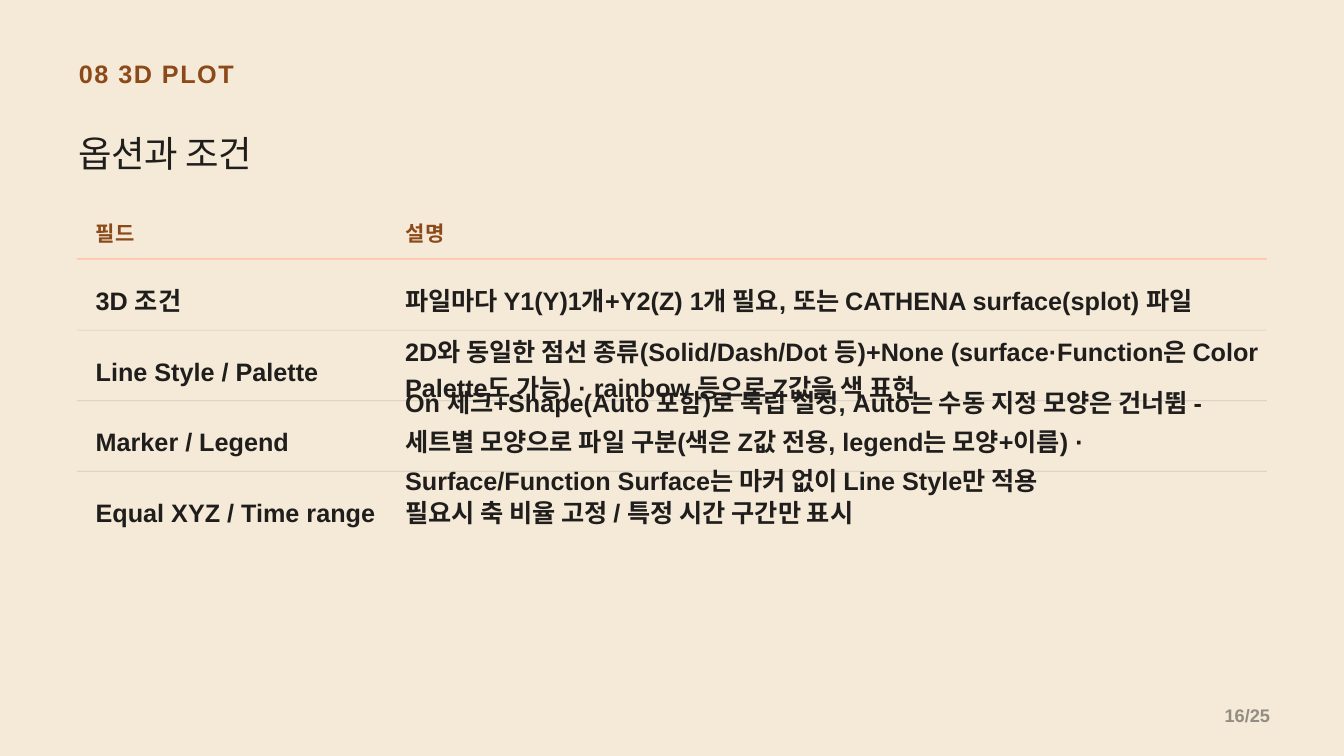
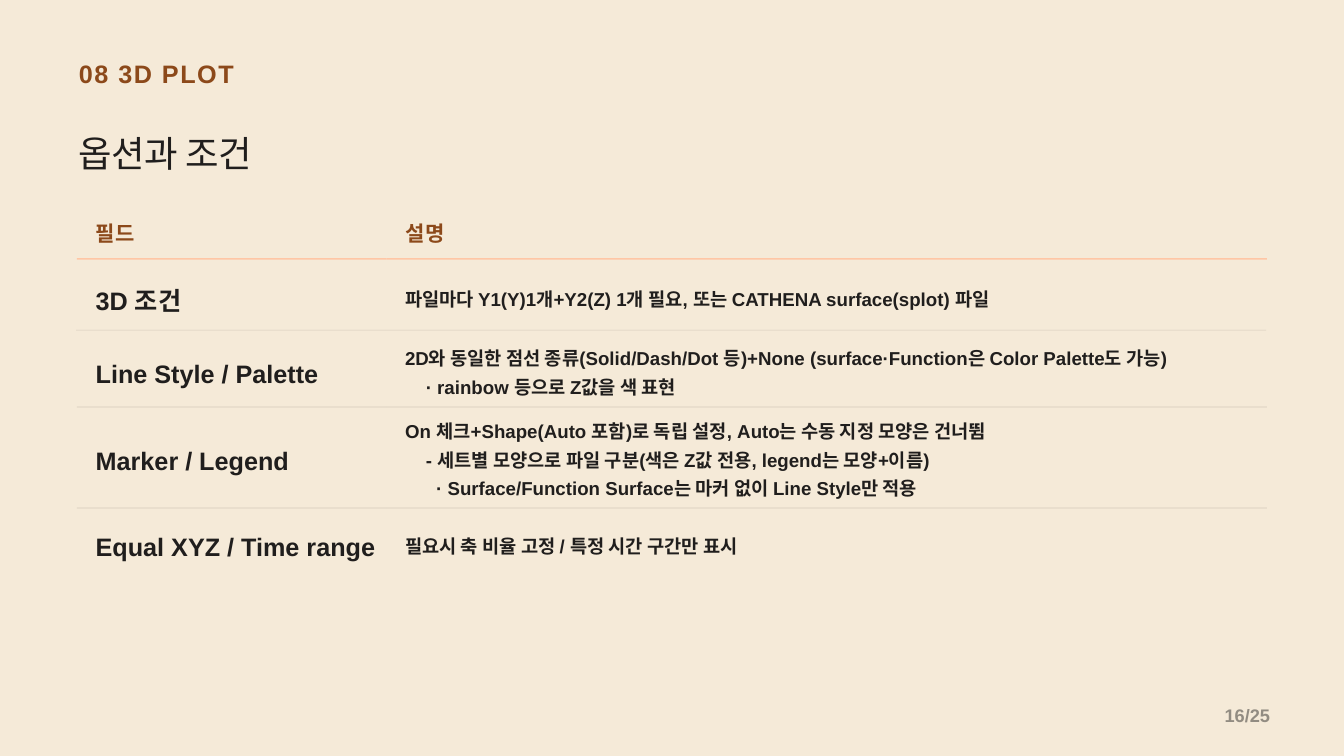
Before and after one commit to CWKIM113/CathPlot_Pub, a slide deck: slide 16 of CathPlot_발표.pptx. Drawn at 1344x756 pixels with LibreOffice and Linux fonts; fonts in the diff are those of the drawing. Boxes give left, top, right and bottom in pixels: in the first picture for what was removed or moved away, otherwise in the second. Text is boxed around its words. In the diff, an @@ line names an element or a change of style, - is before the commit and + after.

```diff
--- a/CathPlot_발표.pptx
+++ b/CathPlot_발표.pptx
@@ text "파일마다 Y1(Y)1개+Y2(Z) 1개 필요, 또는 ..." at [405, 290, 989, 310]: size 27 to 20 pt @@
@@ text at [405, 349, 1167, 396]: text changed; size 27 to 20 pt @@
-2D와 동일한 점선 종류(Solid/Dash/Dot 등)+None (surface·Function은 Color Palette도 가능) · rainbow 등으로 Z값을 색 표현
+2D와 동일한 점선 종류(Solid/Dash/Dot 등)+None (surface·Function은 Color Palette도 가능)
+· rainbow 등으로 Z값을 색 표현
@@ rectangle: place and size @@
-rectangle at [77, 401, 386, 401]
+rectangle at [77, 407, 386, 407]
@@ rectangle: place and size @@
-rectangle at [386, 401, 1267, 401]
+rectangle at [386, 407, 1267, 407]
@@ text "Marker / Legend": place and size @@
-text "Marker / Legend" at [96, 432, 289, 457]
+text "Marker / Legend" at [96, 451, 289, 476]
@@ text at [405, 422, 986, 499]: text changed; size 27 to 20 pt @@
-On 체크+Shape(Auto 포함)로 독립 설정, Auto는 수동 지정 모양은 건너뜀 - 세트별 모양으로 파일 구분(색은 Z값 전용, legend는 모양+이름) · Surface/Function Surface는 마커 없이 Line Style만 적용
+On 체크+Shape(Auto 포함)로 독립 설정, Auto는 수동 지정 모양은 건너뜀
+- 세트별 모양으로 파일 구분(색은 Z값 전용, legend는 모양+이름)
+· Surface/Function Surface는 마커 없이 Line Style만 적용
@@ 2 texts, 2 rectangles: place and size @@
-2 texts, 2 rectangles at [77, 471, 1267, 528]
+2 texts, 2 rectangles at [77, 507, 1267, 562]
@@ text "필요시 축 비율 고정 / ..." at [405, 537, 737, 555]: size 27 to 20 pt @@
```
Also in this commit, not shown: 18 other slides changed, 1 other file.
